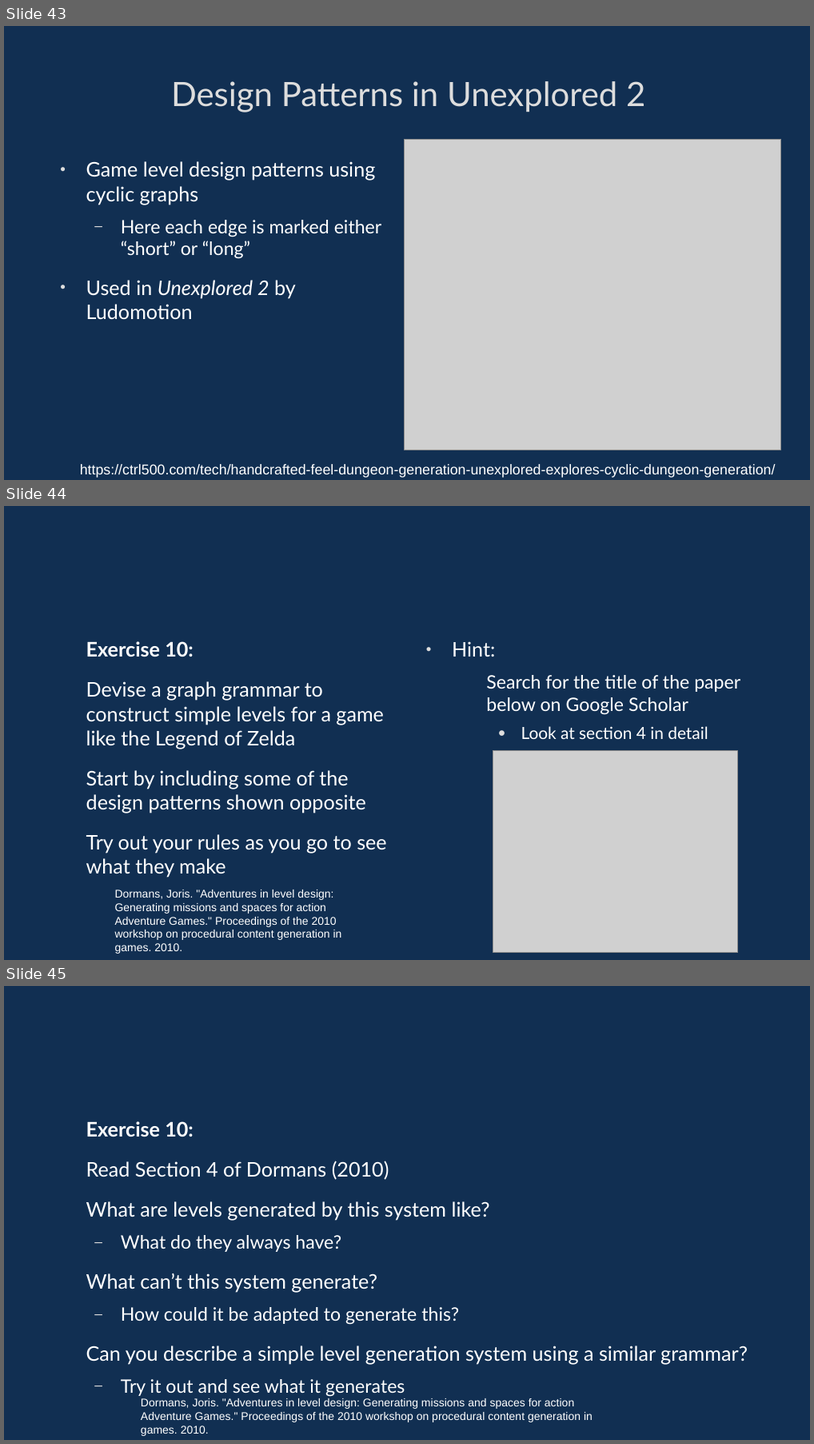
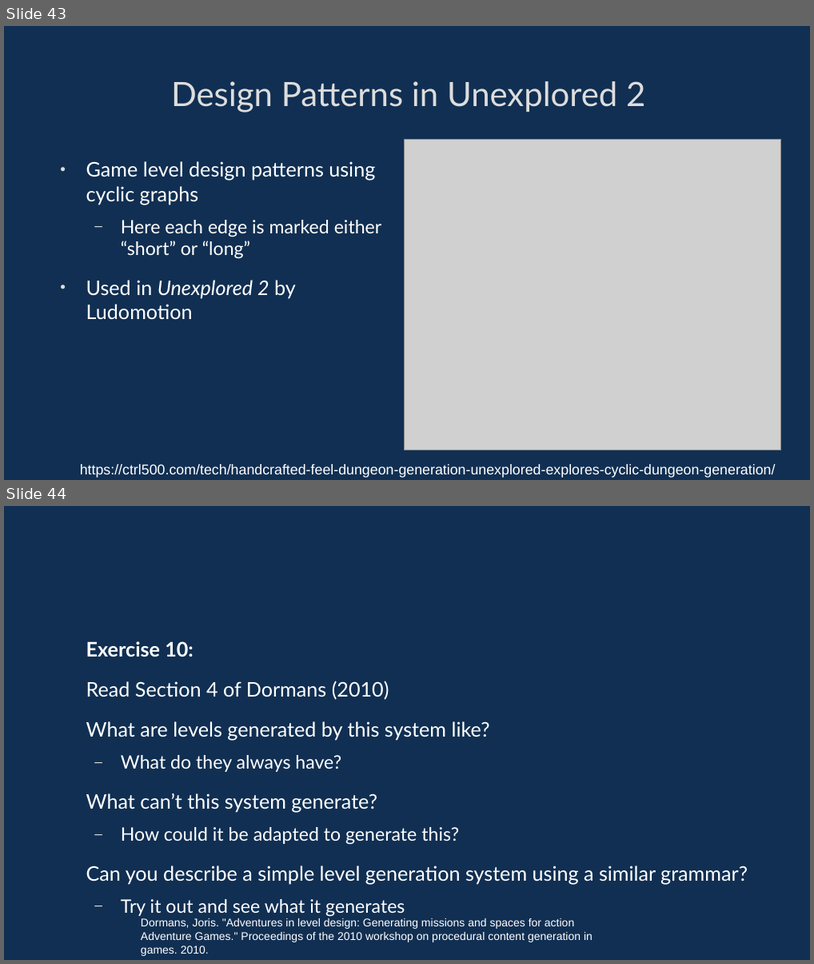
Before and after one commit to davidgundry/maths22-23, a slide deck: slides/maths-9-graph-theory.odp. Shown one above the other, each under a label of ours: slides 43, 44 and 45 before the commit, slides 43 and 44 after it. The pictures are 814x1444 and 814x964 pixels, drawn with LibreOffice and Linux fonts; fonts in the diff are those of the drawing; grey boxes stand for pictures. Boxes give left, top, right and bottom in pixels: in the first picture for what was removed or moved away, otherwise in the second. Text is boxed around its words. In the diff, an @@ line names an element or a change of style, - is before the commit and + after.

```diff
--- a/slides/maths-9-graph-theory.odp
+++ b/slides/maths-9-graph-theory.odp
@@ slide 44 removed at box(4, 506, 810, 960), background #FFFFFF; not listed: 1 template element that a slide beside it also shows @@
@@ text removed at box(86, 641, 386, 877) @@
-Exercise 10:
-Devise a graph grammar to construct simple levels for a game like the Legend of Zelda
-Start by including some of the design patterns shown opposite
-Try out your rules as you go to see what they make
@@ text removed at box(452, 641, 741, 739) @@
-• Hint:
-  Search for the title of the paper below on Google Scholar
-    ● Look at section 4 in detail
@@ picture removed at box(494, 751, 738, 952) @@
@@ text removed at box(115, 889, 342, 953) @@
-Dormans, Joris. "Adventures in level design:
-Generating missions and spaces for action
-Adventure Games." Proceedings of the 2010
-workshop on procedural content generation in
-games. 2010.
@@ what was slide 45 is now slide 44 @@
```
Also in this commit, not shown: 3 slides changed, 19 other files.
